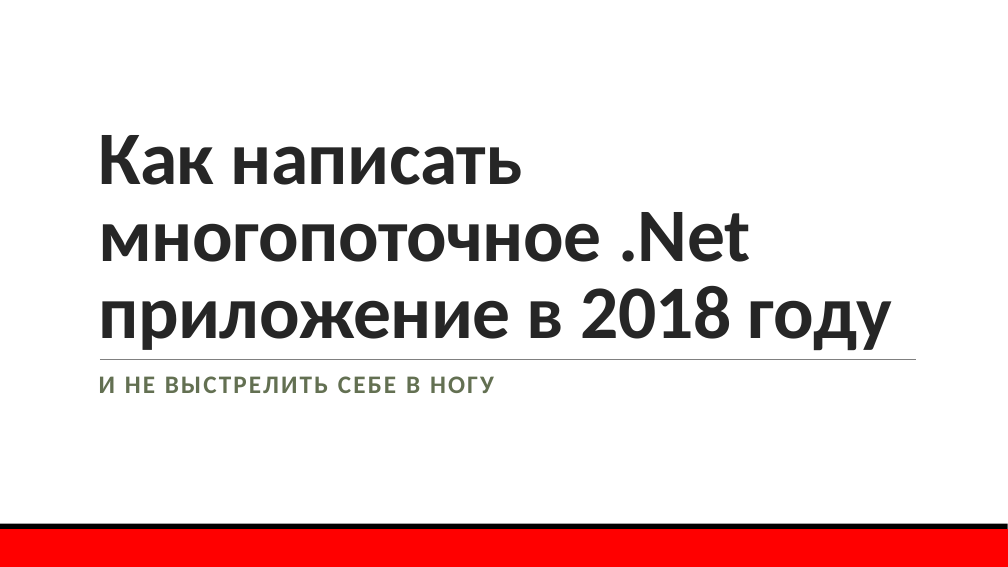
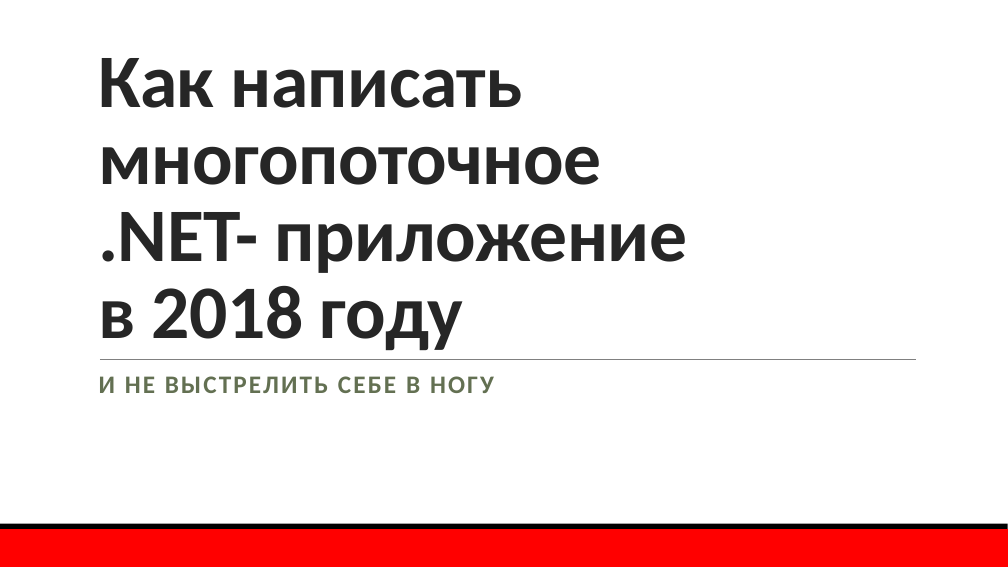
Before and after one commit to mao29/ConcurrencyCookBook, a slide deck: slide 1 of Presentation.pptx. Drawn at 1008x567 pixels with LibreOffice and Linux fonts; fonts in the diff are those of the drawing; background and template pictures are left out. Boxes give left, top, right and bottom in pixels: in the first picture for what was removed or moved away, otherwise in the second. Text is boxed around its words. In the diff, an @@ line names an element or a change of style, - is before the commit and + after.

```diff
--- a/Presentation.pptx
+++ b/Presentation.pptx
@@ title at [98, 58, 688, 351]: text changed @@
-Как написать многопоточное .Net приложение в 2018 году
+Как написать многопоточное
+.NET- приложение
+в 2018 году
```
Also in this commit, not shown: 5 other slides changed, 16 slides added, 1 slide removed, 1 other file.
